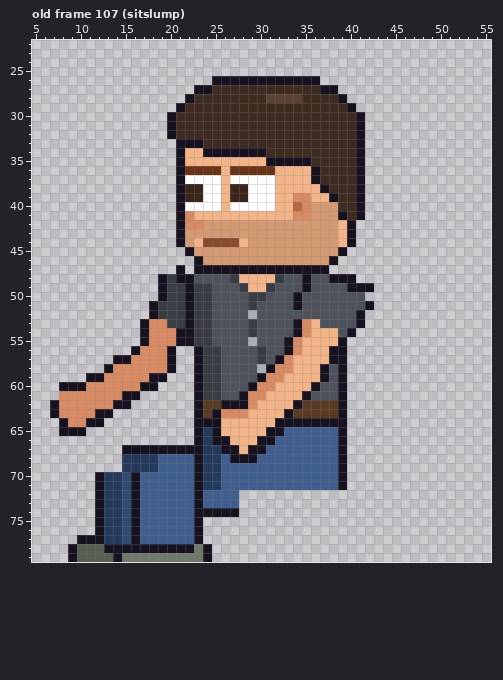
Two versions of one pixel-art file, sprites/staff/site_alan_left_anim.aseprite. This is how it looked before the edit.
64x80 pixels, 129 frames. Colours within 5 levels of each other are drawn and written as one. Shown: old frame 107 (sitslump): x 5..55, y 22..79. The commit also changed other frames, which this record leaves out.
The same view after the edit:
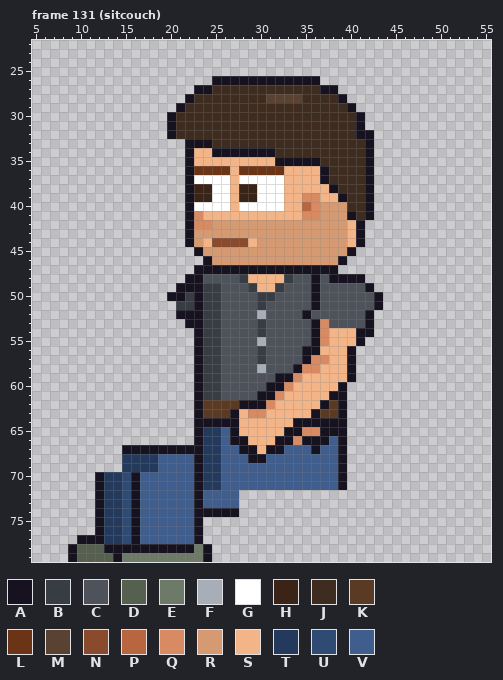
Palette (. is transparent): A #17121f  B #383c43  C #4e535b  D #55604f  E #6e7a68  F #a8aeb8  G #ffffff  H #3a2418  J #3e2c20  K #5a3a22  L #6b3416  M #5a4232  N #8a4a2e  P #b8663f  Q #d88a62  R #d69a72  S #f3b488  T #243a5c  U #2f4a73  V #3f5e8e
A new or re-ordered frame is compared with the old frame closest to it.
The edit:
frames 129 -> 135
--- frame 131 (sitcouch) is new; against old frame 107 (sitslump)
@@ x 5..55 @@
 31 ...............AJJJJJJJJJJJJJJJJJJJJA..............
-32 ...............AJJJJJJJJJJJJJJJJJJJJA..............
-33 ................AAAJJJJJJJJJJJJJJJJJA..............
-34 ................ASSAAAAAAAJJJJJJJJJJA..............
-35 ................ASSSSSSSSSAAAAAJJJJJA..............
-36 ................ALLLLSLLLLLSSSSAJJJJA..............
-37 ................AGGGGSGGGGGSSSSAJJJJA..............
-38 ................AHHGGSHHGGGSSSSSAJJJA..............
-39 ................AHHGGSHHGGGSSQQSSAJJA..............
-40 ................AGGGGSGGGGGSSPQRRRJJA..............
-41 ................AQSSSSSSSSSSSQQRRRAJA..............
-42 ................AQQRRRRRRRRRRRRRRRSA...............
-43 ................ARRRRRRRRRRRRRRRRRSA...............
-44 ................ARSNNNNSRRRRRRRRRRSA...............
-45 .................ARRRRRRRRRRRRRRRRA................
-46 ..................ARRRRRRRRRRRRRRA.................
-47 ................A.AAAAAAAAAAAAAAA..................
-48 ..............ABAACCCCBSSSSBCCACCAAA...............
-49 ..............ABBABBCCCBSSBCCCACCCCAAA.............
-50 ..............ABBABBCCCCBBCCCACCCCCCC..............
-51 .............ABBBABBCCCCBCCCCACCCCCCCA.............
-52 .............ABBBABBCCCCFCCCCCCCCCCCA..............
-53 ............AQQBBABBCCCCBCCCCAQSCCCCA..............
-54 ............AQQQAABBCCCCBCCCCAQSSSCA...............
-55 ............AQQQAABBCCCCFCCCAQSSSSA................
-56 ...........AQQQA..ABBCCCCBCCAQSSSAA................
-57 .........AAQQQQA..ABBCCCCBCAQSSSSAA................
-58 ........AQQQQQQA..ABBCCCCFAQQSSSACA................
-59 ......AAQQQQQAA...ABBCCCCAQQSSSSACA................
-60 ...AAAQQQQQQAA....ABBCCCAQQSSSSACCA................
-61 ...QQQQQQQAA......ABBCCAQQSSSSACCCA................
-62 ..AQQQQQQAA.......AKKAAAQSSSSAKKKKA................
-63 ..AQQQQAA.........AKAQQQSSSSAKKKKKA................
-64 ...AQQAA..........AAASSSSSSAAAAAAAA................
-65 ...AAA............ATASSSSSAAVVVVVVA................
-66 ..................ATAASSSAAVVVVVVVA................
-67 ..........AAAAAAAAATTAASAAVVVVVVVVA................
-68 ..........TTTTVVVVATTVAAAVVVVVVVVVA................
+32 ...............AJJJJJJJJJJJJJJJJJJJJAA.............
+33 .................AAAJJJJJJJJJJJJJJJJJA.............
+34 .................ASSAAAAAAAJJJJJJJJJJA.............
+35 .................ASSSSSSSSSAAAAAJJJJJA.............
+36 .................ALLLLSLLLLLSSSSAJJJJA.............
+37 .................AGGGGSGGGGGSSSSAJJJJA.............
+38 .................AHHGGSHHGGGSSSSSAJJJA.............
+39 .................AHHGGSHHGGGSSQQSSAJJA.............
+40 .................AGGGGSGGGGGSSPQRRRJJA.............
+41 .................AQSSSSSSSSSSSQQRRRAJA.............
+42 .................AQQRRRRRRRRRRRRRRRSA..............
+43 .................ARRRRRRRRRRRRRRRRRSA..............
+44 .................ARSNNNNSRRRRRRRRRRSA..............
+45 ..................ARRRRRRRRRRRRRRRRA...............
+46 ...................ARRRRRRRRRRRRRRA................
+47 ..................AAAAAAAAAAAAAAAA.................
+48 .................AACCCCBSSSSBCCACAAAA..............
+49 ................AAABBCCCBSSBCCCACCCCCA.............
+50 ...............AABABBCCCCBBCCCCACCCCCCA............
+51 ................BBABBCCCCBCCCCCACCCCCCA............
+52 ................AAABBCCCCFCCCCACCCCCCA.............
+53 .................AABBCCCCBCCCCCAQCCCCA.............
+54 ..................ABBCCCCBCCCCCAQSSSAA.............
+55 ..................ABBCCCCFCCCCCAQSSSA..............
+56 ..................ABBCCCCBCCCCAASSSA...............
+57 ..................ABBCCCCBCCCCAQQSSA...............
+58 ..................ABBCCCCFCCCAQQSSSA...............
+59 ..................ABBCCCCCCAAQSSSSSA...............
+60 ..................ABBCCCCCAAQSSSSSA................
+61 ..................ABBCCCCAAQSSSSSAA................
+62 ..................AKKKKAAAQSSSSSAKA................
+63 ..................AKKKASQQSSSSSAKKA................
+64 ..................AAAAASSSSSSAAAAAA................
+65 ..................ATTVASSSSSAAQQAAA................
+66 ..................ATTVAASSSAAQAAAVA................
+67 ..........AAAAAAAAATTVVAASAAVVVAVVA................
+68 ..........TTTTVVVVATTVVVAAVVVVVVVVA................
 69 ..........TTTTVVVVATTVVVVVVVVVVVVVA................
